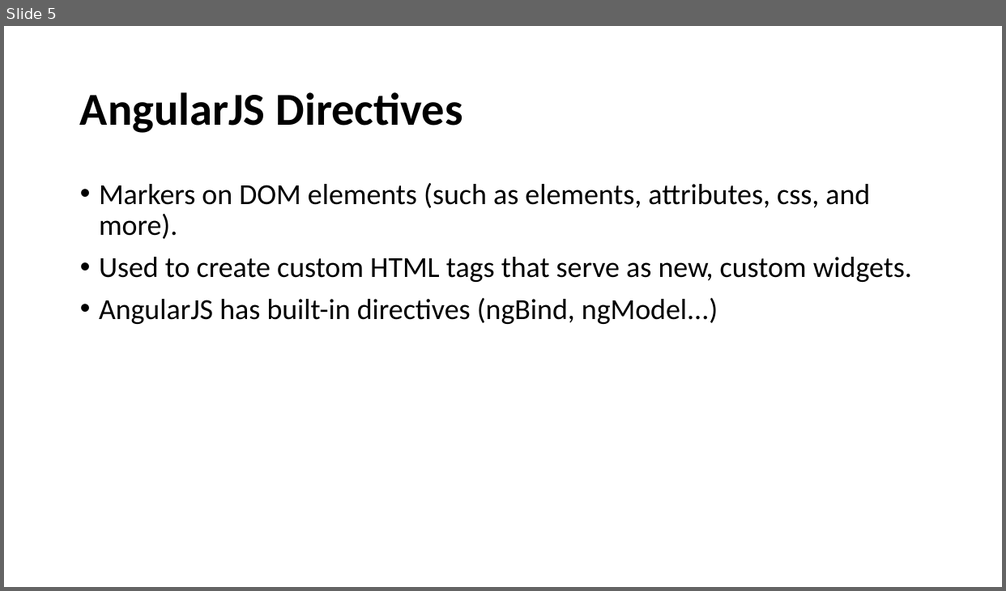
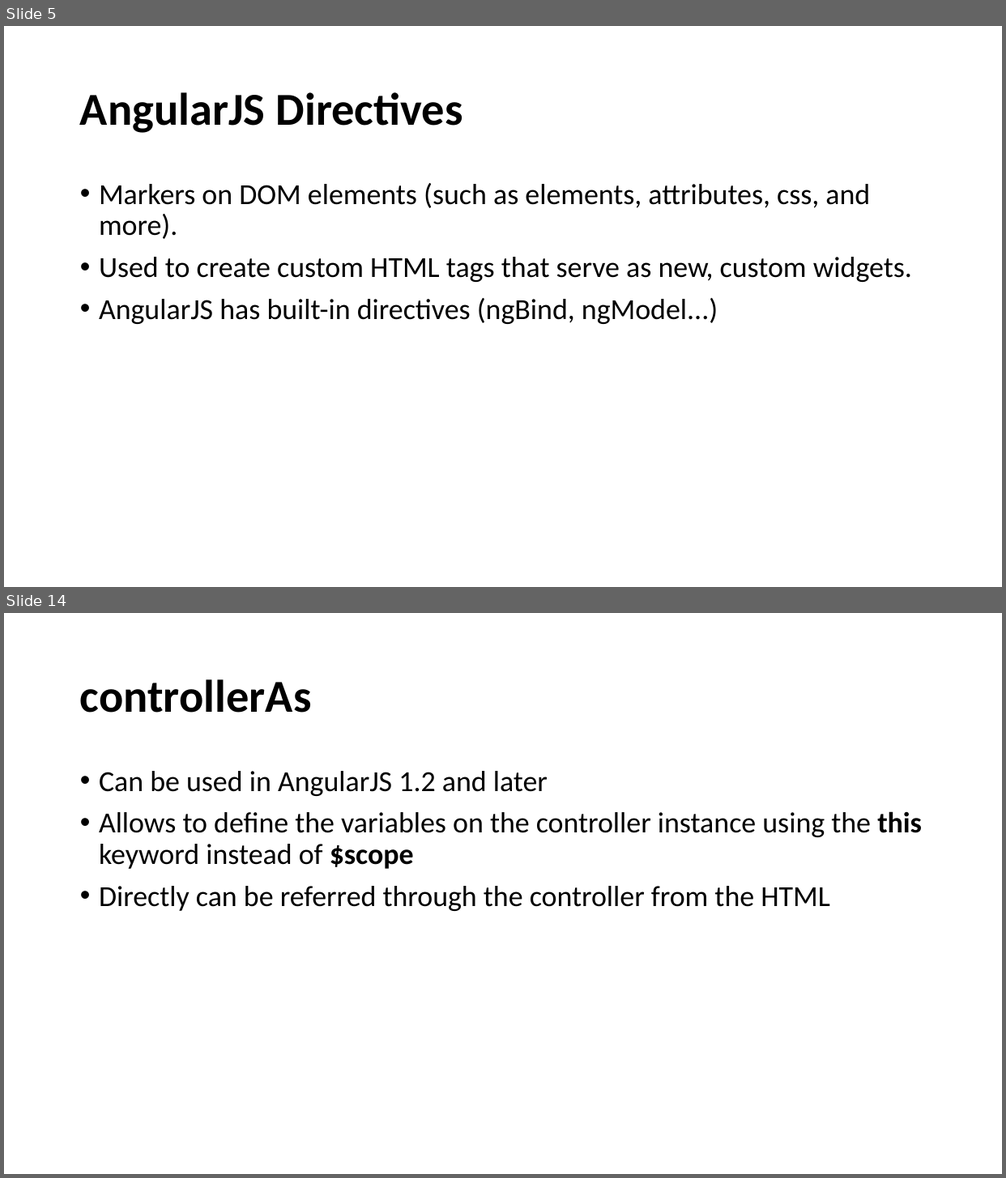
Before and after one commit to santoshkar/Angular, a slide deck: Angular JS draft.pptx. Shown one above the other, each under a label of ours: slide 5 before the commit, slides 5 and 14 after it; the slides between them are not shown. The pictures are 1006x591 and 1006x1178 pixels, drawn with LibreOffice and Linux fonts; fonts in the diff are those of the drawing. Boxes give left, top, right and bottom in pixels: in the first picture for what was removed or moved away, otherwise in the second. Text is boxed around its words. In the diff, an @@ line names an element or a change of style, - is before the commit and + after.

```diff
--- a/Angular JS draft.pptx
+++ b/Angular JS draft.pptx
@@ slide 14 added at (4,613,1002,1174), background #FFFFFF @@
@@ title added at (80,679,312,713), 44 pt, text #000000, bold @@
+controllerAs
@@ text added at (99,771,922,911), 28 pt, text #000000 @@
+• Can be used in AngularJS 1.2 and later
+• Allows to define the variables on the controller instance using the this keyword instead of $scope
+• Directly can be referred through the controller from the HTML
```
Also in this commit, not shown: 7 slides changed, 7 other slides added, 1 slide removed, 4 other files.
